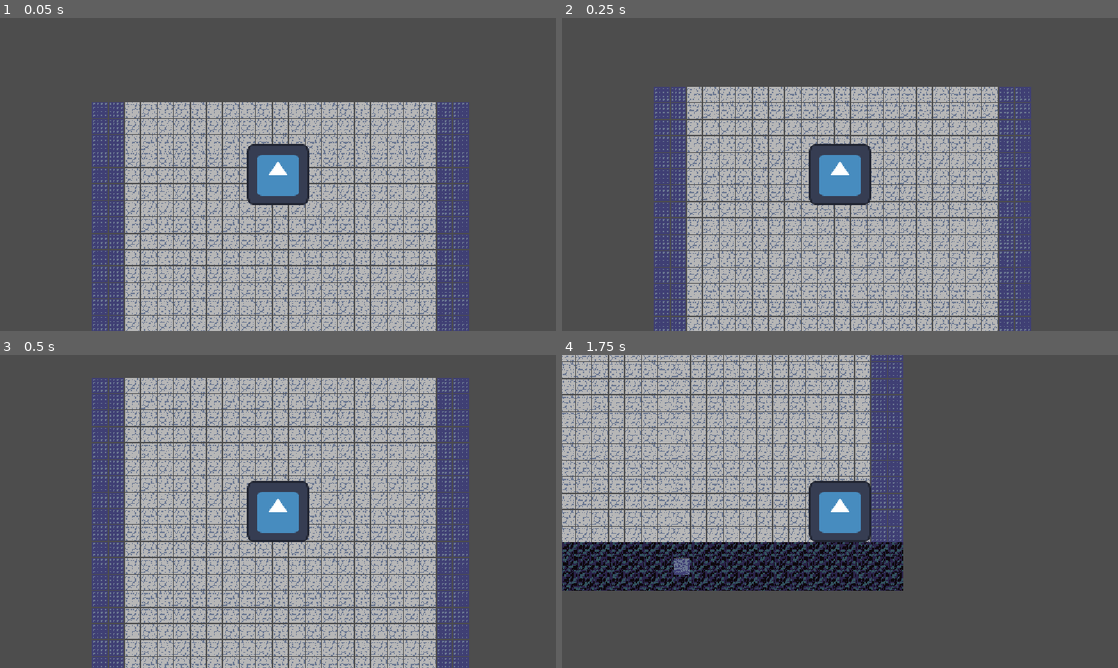
Above: before the commit, frames 1-4 (two rows, left to right).
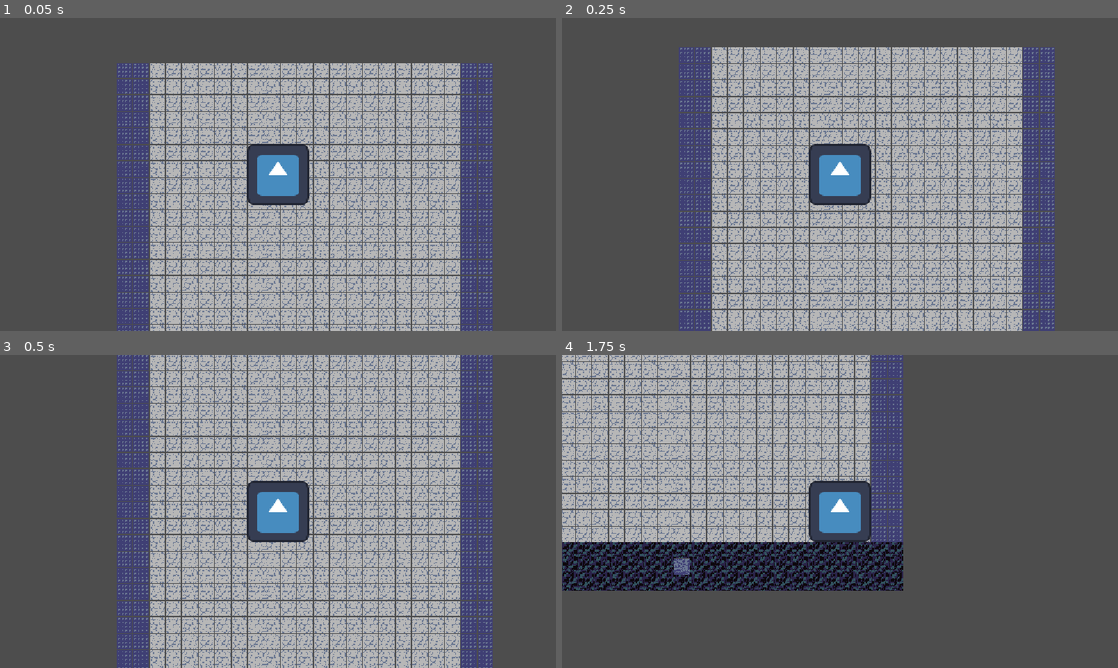
Above: after the commit, the same moments.

Repository: CircuitGuy943/bounce-back
Game: Godot game, scene res://Map.tscn
Two runs of this game, one before a commit and one after it. Both use one fixed random seed, a clock stepped at 60 frames per second and the inputs below. The project has no main scene, so this scene is started directly. The engine's default icon, where the game draws it, is replaced by a stand-in: a white triangle on a blue panel in a dark square.
Inputs:
- Up to frame 1 (0.05 s): no input
- Up to frame 2 (0.25 s): no input
- Up to frame 3 (0.5 s): no input
- Up to frame 4 (1.75 s): hold D (right) from 0.53 s (still down)

The runs differ from the first frame. In frame 1, 36% of the frame differs, in the area x 16-89%, y 14-100%; in frame 2, 39%; in frame 3, 42%, in the area x 16-89%, y 0-100%; in frame 4, nothing differs.

Commit message:
update

Diff:
--- a/BounceBack/Map.tscn
+++ b/BounceBack/Map.tscn
@@ -1068,4 +1068,4 @@
 metadata/_tc_uuid = "7447649855609612970"
 
 [node name="Player" parent="." unique_id=1070660644 instance=ExtResource("3_3h1ab")]
-position = Vector2(353, 82)
+position = Vector2(302, 164)
Not shown: 1 places in BounceBack/Map.tscn that only renumber resources
